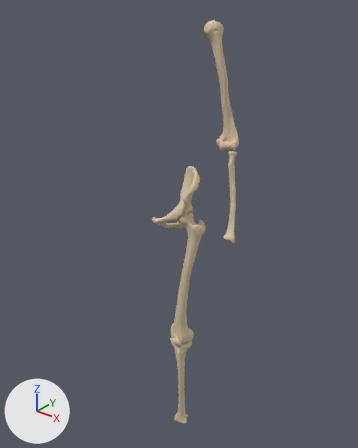
Before and after pictures for a commit that changed the glTF model src/content/anatomy/modelos/huesos-regiones.glb.
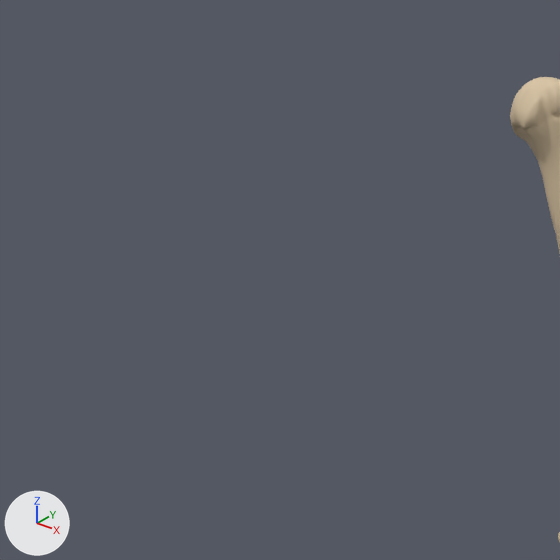
The first picture shows the older version from a 50 mm lens placed at (0.878, -1.097, 1.42), pointed at (0.063, -0.079, 0.789). The close-ups show the older and then the newer version on the part from 19% to 61% of the width and 0% to 33% of the height of that picture. Only the edits that show in the close-ups are written down. Every picture has the same lights, and +X, +Y and +Z are marked at lower left. Where no turn or scale is listed for an object, it has been applied to the vertices.

The first close-up shows 'humerus_left__cabeza' and 2 more.
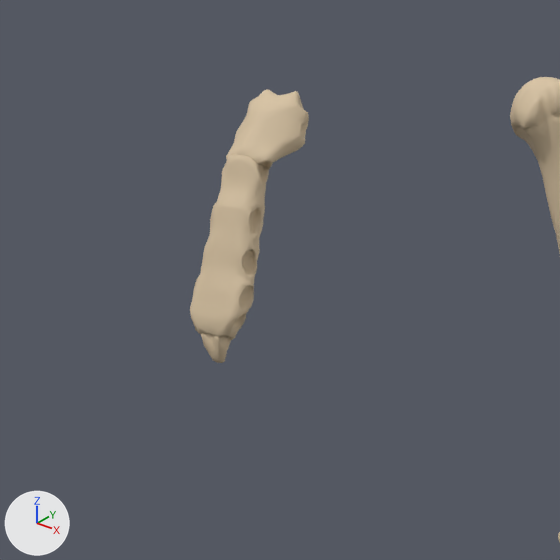
Edits to the scene script, one JSON object a line:
```json
{"op": "add", "block": "me_sternum__manubrio", "code": ["me_sternum__manubrio = bpy.data.meshes.new('sternum__manubrio')", "me_sternum__manubrio.from_pydata(...)  # 360 vertices, 716 faces; spans x -0.0274..0.0274, y -0.1787..-0.1309, z 1.2863..1.3314", "me_sternum__manubrio.materials.append(mat_warm_cortical_ivory)  # beige #d7c2a2"]}
{"op": "add", "block": "me_sternum__cuerpo", "code": ["me_sternum__cuerpo = bpy.data.meshes.new('sternum__cuerpo')", "me_sternum__cuerpo.from_pydata(...)  # 779 vertices, 1586 faces; spans x -0.0234..0.0238, y -0.2138..-0.1652, z 1.1857..1.2957", "me_sternum__cuerpo.materials.append(mat_warm_cortical_ivory)  # beige #d7c2a2"]}
{"op": "add", "block": "me_sternum__xifoides", "code": ["me_sternum__xifoides = bpy.data.meshes.new('sternum__xifoides')", "me_sternum__xifoides.from_pydata(...)  # 99 vertices, 194 faces; spans x -0.0104..0.0106, y -0.2134..-0.1984, z 1.1701..1.1906", "me_sternum__xifoides.materials.append(mat_warm_cortical_ivory)  # beige #d7c2a2"]}
{"op": "add", "block": "ob_sternum__manubrio", "code": ["ob_sternum__manubrio = bpy.data.objects.new('sternum__manubrio', me_sternum__manubrio)", "ob_sternum__manubrio.location = (0.0, 0.0, 0.0)"]}
{"op": "add", "block": "ob_sternum__cuerpo", "code": ["ob_sternum__cuerpo = bpy.data.objects.new('sternum__cuerpo', me_sternum__cuerpo)", "ob_sternum__cuerpo.location = (0.0, 0.0, 0.0)"]}
{"op": "add", "block": "ob_sternum__xifoides", "code": ["ob_sternum__xifoides = bpy.data.objects.new('sternum__xifoides', me_sternum__xifoides)", "ob_sternum__xifoides.location = (0.0, 0.0, 0.0)"]}
```

Pixel boxes (x1, y1, x2, y2) of what changed, in the close-ups (560 x 560 px):
```json
{"object": "sternum__cuerpo", "change": "added", "after": [190, 154, 269, 340], "on screen": "beige"}
{"object": "sternum__manubrio", "change": "added", "after": [226, 89, 309, 170], "on screen": "beige"}
{"object": "sternum__xifoides", "change": "added", "after": [201, 333, 231, 363], "on screen": "beige"}
```
